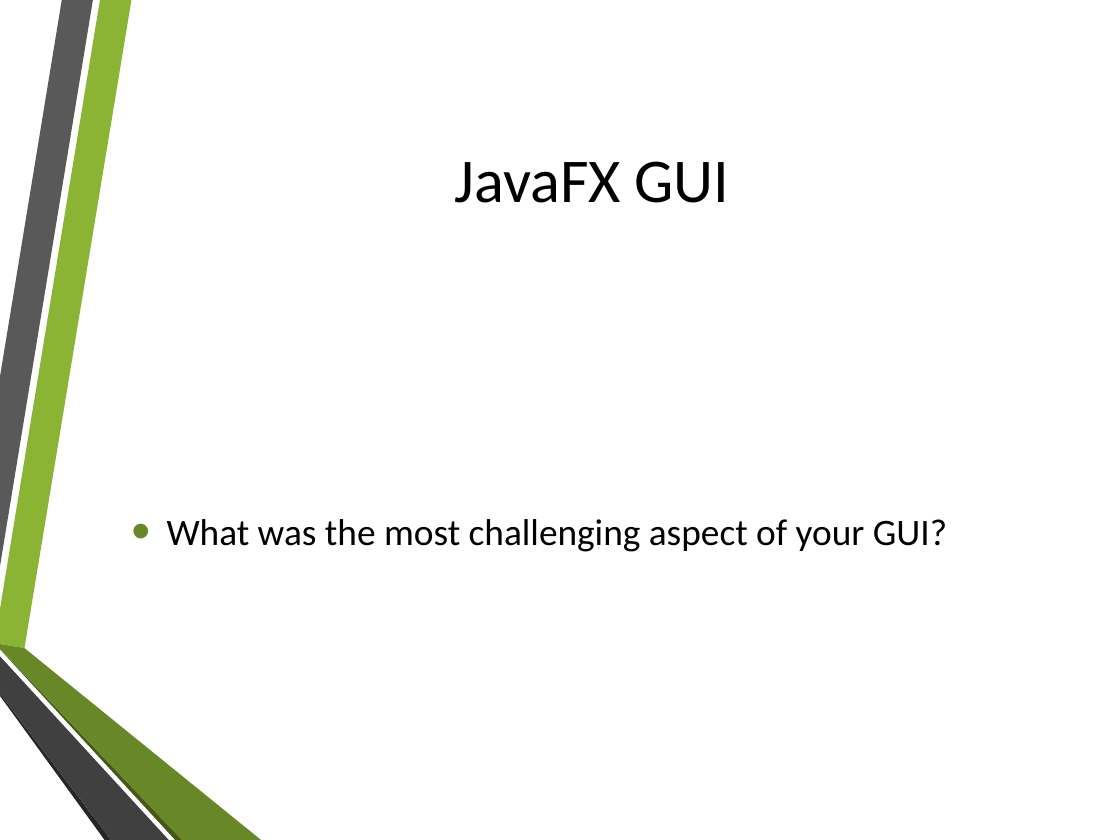
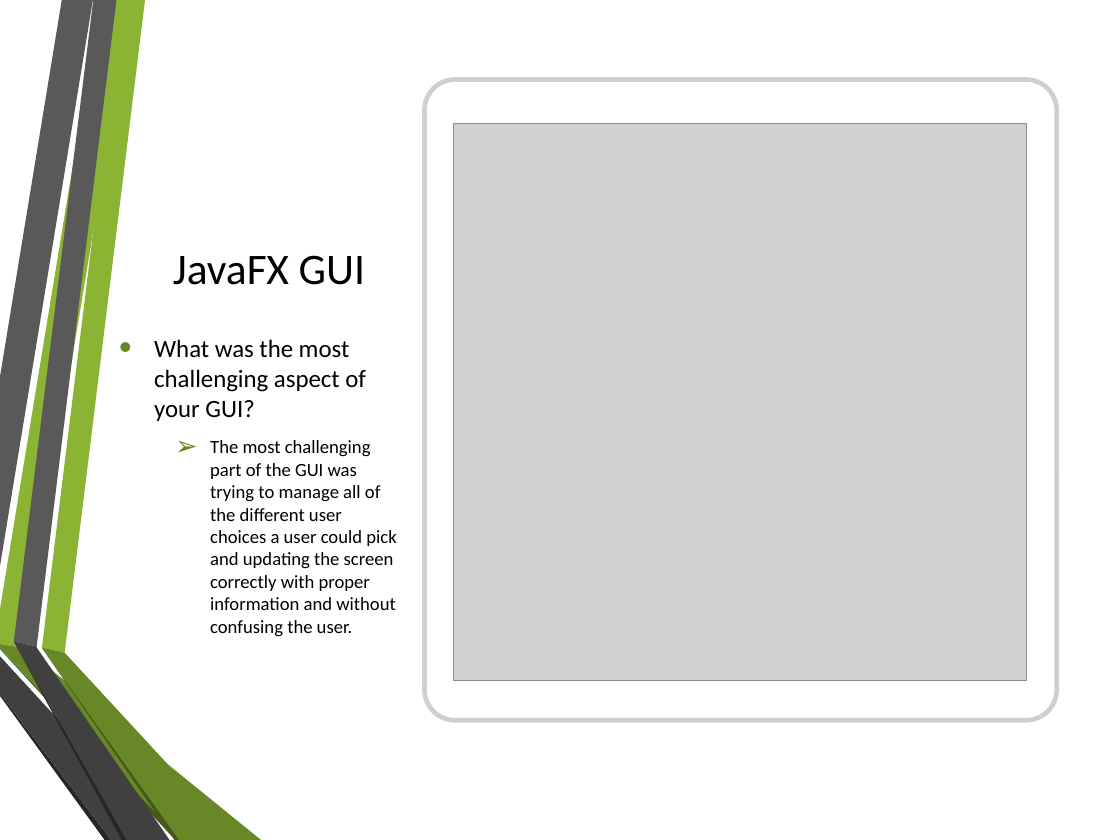
Before and after one commit to clampett/recycling-aid, a slide deck: slide 7 of Recycling Aid Presentation.pptx. Drawn at 1120x840 pixels with LibreOffice and Linux fonts; fonts in the diff are those of the drawing; grey boxes stand for pictures; background and template pictures are left out. Boxes give left, top, right and bottom in pixels: in the first picture for what was removed or moved away, otherwise in the second. Text is boxed around its words. In the diff, an @@ line names an element or a change of style, - is before the commit and + after.

```diff
--- a/Recycling Aid Presentation.pptx
+++ b/Recycling Aid Presentation.pptx
@@ title "JavaFX GUI" moved from (x1=455, y1=161, x2=730, y2=203) to (x1=173, y1=255, x2=365, y2=285) @@
@@ title "JavaFX GUI" at (x1=173, y1=255, x2=365, y2=285): size 40 to 28 pt; alignment centre to left; vertical alignment middle to bottom @@
@@ rounded rectangle added at (x1=424, y1=80, x2=1056, y2=720), fill #FFFFFF, outline #979D9F 3 pt @@
@@ picture added at (x1=454, y1=124, x2=1027, y2=681) @@
@@ text "What was the most challenging ..." moved from (x1=167, y1=519, x2=947, y2=552) to (x1=154, y1=339, x2=396, y2=637) @@
@@ text "What was the most challenging ..." at (x1=154, y1=339, x2=396, y2=637): vertical alignment middle to top @@
@@ text at (x1=154, y1=339, x2=366, y2=421): size 24 to 16 pt in "What was the most challenging aspect of ..."; less space between paragraphs @@
@@ text at (x1=210, y1=440, x2=396, y2=637): paragraph added @@
+  ➢ The most challenging part of the GUI was trying to manage all of the different user choices a user could pick and updating the screen correctly with proper information and without confusing the user.
@@ group added at (x1=13, y1=0, x2=237, y2=840): 6 freeform shapes @@
```
Also in this commit, not shown: 9 other slides changed, 1 slide added, 1 slide removed.
